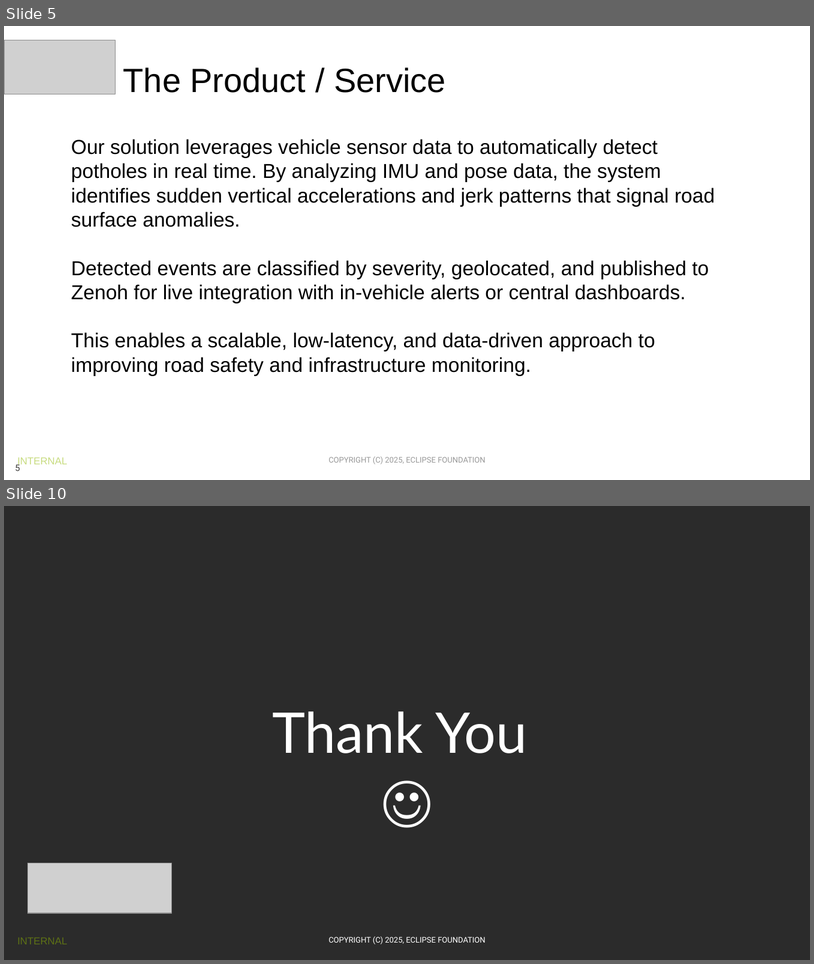
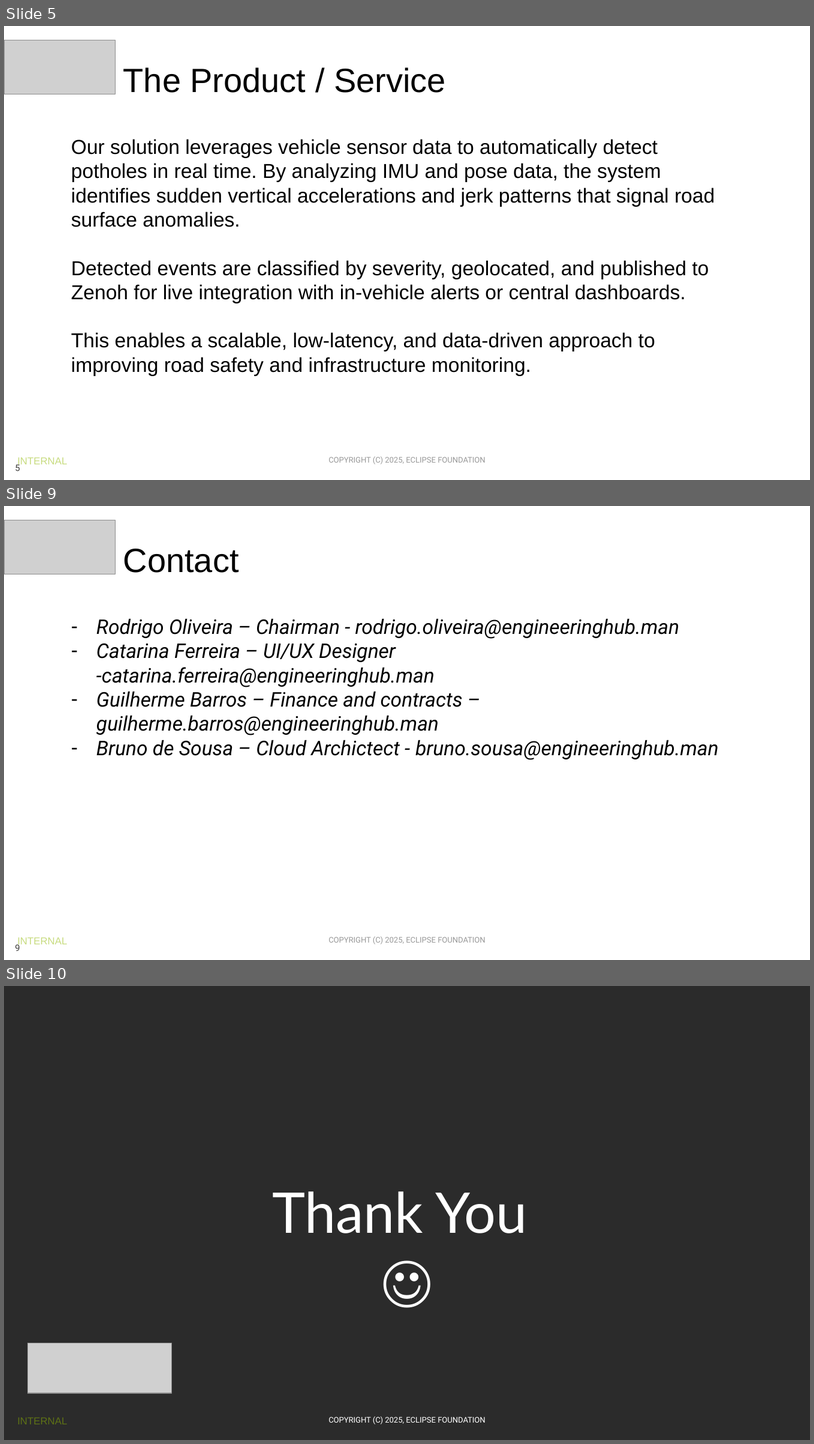
Before and after one commit to Eclipse-SDV-Hackathon-Chapter-Three/TheBigRanch, a slide deck: SDV Hackathon 2025 - Pitching Slides Template.pptx. Shown one above the other, each under a label of ours: slides 5 and 10 before the commit, slides 5, 9 and 10 after it; the slides between them are not shown. The pictures are 814x964 and 814x1444 pixels, drawn with LibreOffice and Linux fonts; fonts in the diff are those of the drawing; grey boxes stand for pictures; background and template pictures are left out; a plain dark background stands for a picture behind light text. Boxes give left, top, right and bottom in pixels: in the first picture for what was removed or moved away, otherwise in the second. Text is boxed around its words. In the diff, an @@ line names an element or a change of style, - is before the commit and + after.

Commit message:
Updated contacts ppt

```diff
--- a/SDV Hackathon 2025 - Pitching Slides Template.pptx
+++ b/SDV Hackathon 2025 - Pitching Slides Template.pptx
@@ slide 9 added at (x1=4, y1=506, x2=810, y2=960), background #FFFFFF; not listed: 3 template elements that a slide beside it also shows @@
@@ picture added at (x1=4, y1=520, x2=115, y2=574) @@
@@ title added at (x1=123, y1=549, x2=239, y2=573), 30 pt, text #000000 @@
+Contact
@@ text added at (x1=96, y1=618, x2=719, y2=760), 18 pt, text #000000, italic @@
+– Rodrigo Oliveira – Chairman - rodrigo.oliveira@engineeringhub.man
+– Catarina Ferreira – UI/UX Designer -catarina.ferreira@engineeringhub.man
+– Guilherme Barros – Finance and contracts – guilherme.barros@engineeringhub.man
+– Bruno de Sousa – Cloud Archictect - bruno.sousa@engineeringhub.man
```
Also in this commit, not shown: 2 slides changed, 2 other slides added, 3 slides removed.
